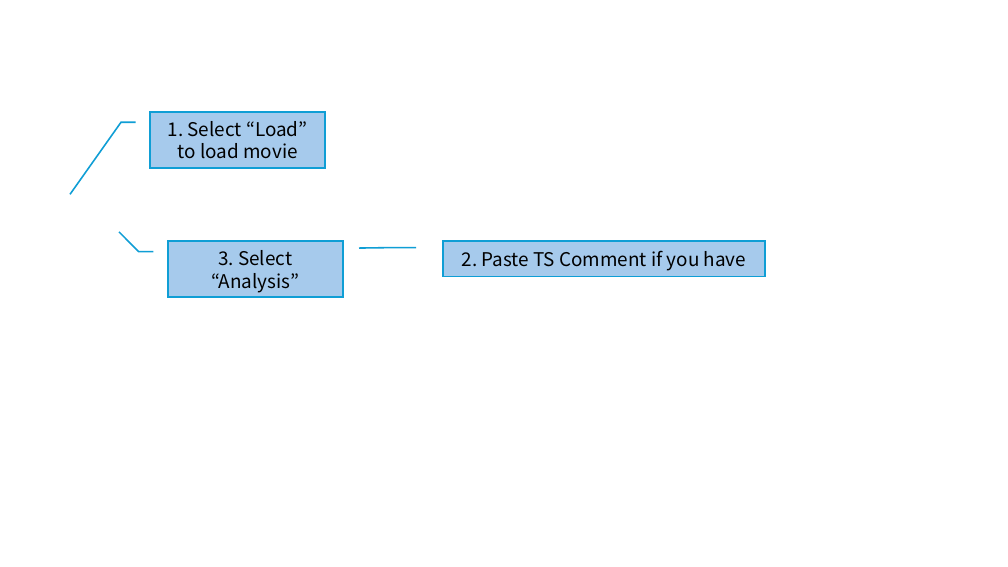
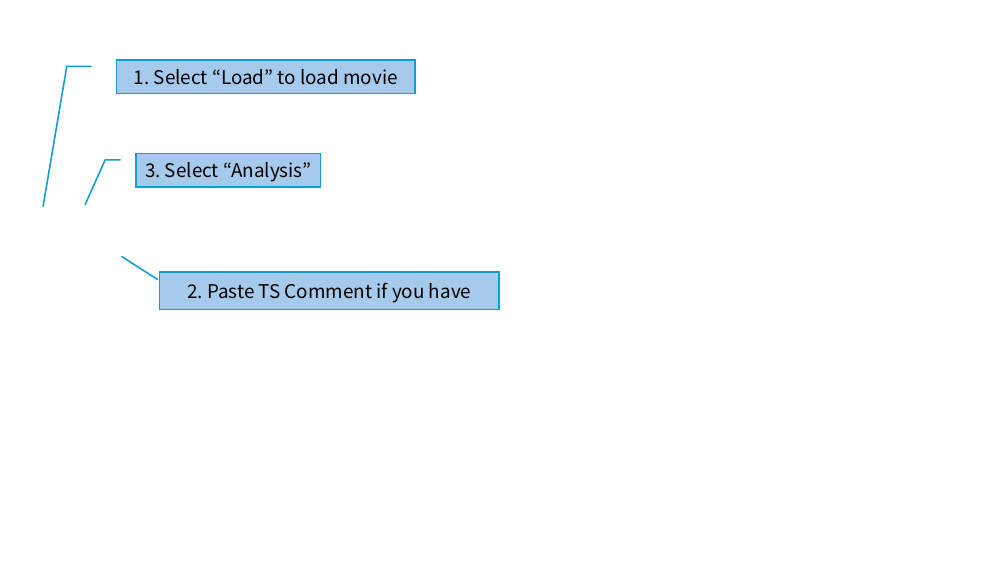
Before and after one commit to mokusatsu/songcut, a slide deck: slide 1 of assets/docs-image-source.pptx. Drawn at 1008x567 pixels with LibreOffice and Linux fonts; fonts in the diff are those of the drawing; background and template pictures are left out. Boxes give left, top, right and bottom in pixels: in the first picture for what was removed or moved away, otherwise in the second. Text is boxed around its words. In the diff, an @@ line names an element or a change of style, - is before the commit and + after.

```diff
--- a/assets/docs-image-source.pptx
+++ b/assets/docs-image-source.pptx
@@ border callout "1. Select “Load” to load ...": place and size @@
-border callout "1. Select “Load” to load ..." at [150,112,325,168]
+border callout "1. Select “Load” to load ..." at [116,60,415,94]
@@ border callout "1. Select “Load” to load ..." at [116,60,415,94]: proportions changed @@
@@ border callout "3. Select “Analysis”" at [136,154,321,187]: proportions changed @@
@@ border callout "3. Select “Analysis”": place and size @@
-border callout "3. Select “Analysis”" at [168,241,343,297]
+border callout "3. Select “Analysis”" at [136,154,321,187]
@@ border callout "2. Paste TS Comment if ...": place and size @@
-border callout "2. Paste TS Comment if ..." at [443,241,765,277]
+border callout "2. Paste TS Comment if ..." at [160,272,500,309]
```
Also in this commit, not shown: 1 other slide changed, 1 slide added, 3 other files.
